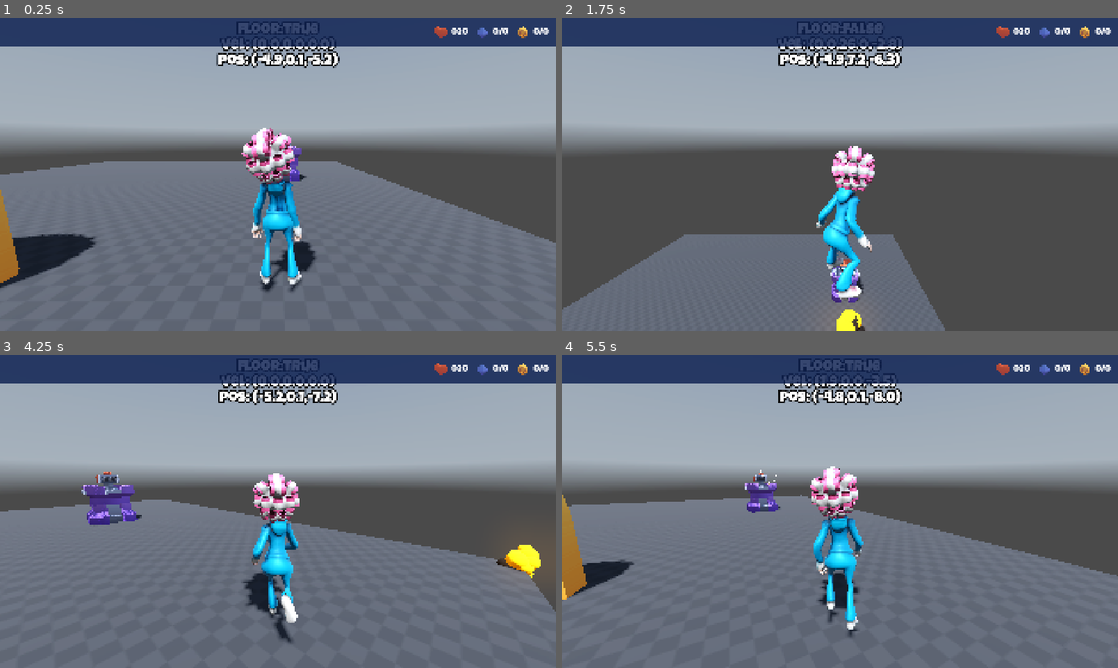
Above: before the commit, frames 1-4 (two rows, left to right).
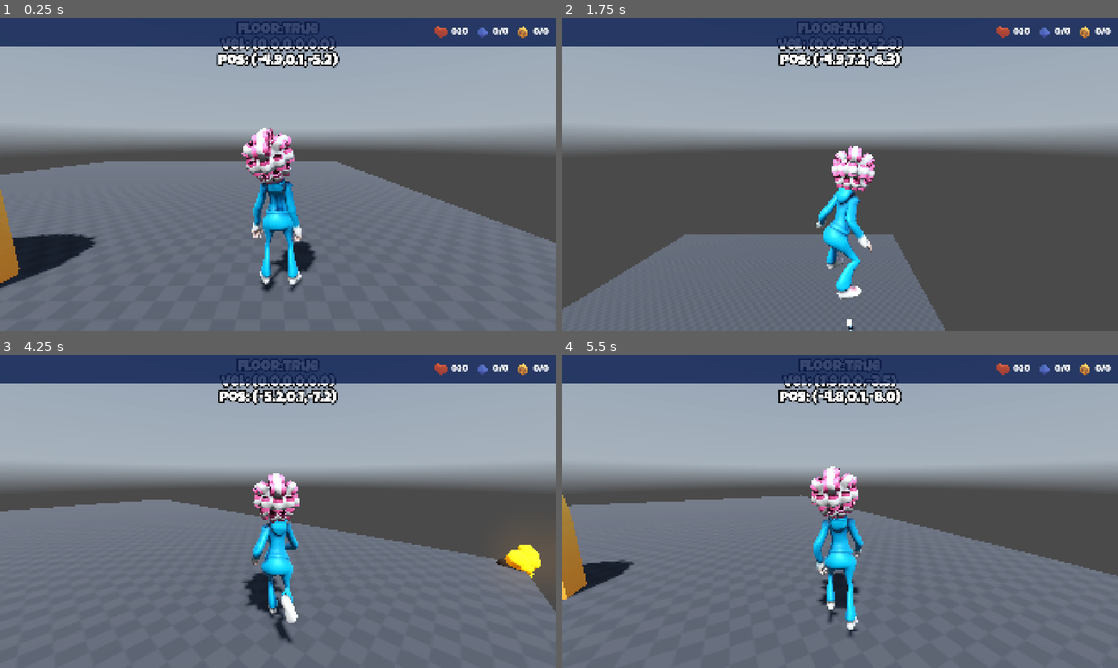
Above: after the commit, the same moments.

Repository: razhammer/GrannyCapers
Game: Godot game, scene res://Scenes/Level/LevelBase.tscn
Two runs of this game, one before a commit and one after it. Both use one fixed random seed, a clock stepped at 60 frames per second and the inputs below. A sky picture missing from this copy of the repository is replaced by a grey-blue gradient.
Inputs:
- Up to frame 1 (0.25 s): no input
- Up to frame 2 (1.75 s): tap Enter (shoot) at 0.5, 1.35 s; hold D (move_right) 0.53-1.28 s; hold Enter (shoot) 0.53-1.28 s; tap Space (jump) at 0.77, 1.52 s; hold S (move_backward) from 1.28 s (still down)
- Up to frame 3 (4.25 s): release S (move_backward) at 2.03 s; hold D (move_right) 2.03-2.78 s; hold Enter (shoot) 2.03-2.78 s; hold W (move_forward) 2.78-3.53 s; tap Enter (shoot) at 2.85 s; tap Space (jump) at 3.02, 3.77 s; hold A (move_left) from 3.53 s (still down); hold Enter (shoot) from 3.53 s (still down)
- Up to frame 4 (5.5 s): release Enter (shoot) at 4.28 s; tap Enter (shoot) at 4.35 s; tap Space (jump) at 4.52 s; release A (move_left) at 5.03 s; hold S (move_backward) from 5.03 s (still down); hold Enter (shoot) from 5.03 s (still down)

The runs differ from the first frame. In frame 1, 0.2% of the frame differs, in the area x 50-56%, y 40-53%; in frame 2, 0.6%; in frame 3, 1.1%, in the area x 14-26%, y 37-55%; in frame 4, 0.5%.

Commit message:
25/05/2026

Diff:
--- a/Scenes/Level/LevelBase.tscn
+++ b/Scenes/Level/LevelBase.tscn
@@ -9,7 +9,6 @@
 [ext_resource type="PackedScene" uid="uid://cljbtw17fkdry" path="res://Scenes/Scenery/Platforms/TestPlatform.tscn" id="6_v5c15"]
 [ext_resource type="PackedScene" uid="uid://dgbw4qxpotdm" path="res://Scenes/Granny/Granny.tscn" id="7_yqkkm"]
 [ext_resource type="PackedScene" uid="uid://cc6ylirm6ip1f" path="res://Scenes/PickupTracker/PickupTracker.tscn" id="10_6ehlo"]
-[ext_resource type="PackedScene" uid="uid://dnpuusw507yfn" path="res://Scenes/Enemies/Turret/Turret.tscn" id="11_ilrmw"]
 [ext_resource type="PackedScene" uid="uid://dyldmp46jptqe" path="res://Scenes/LevelExit/LevelExit.tscn" id="11_yeolc"]
 
 [sub_resource type="PanoramaSkyMaterial" id="PanoramaSkyMaterial_bgw71"]
@@ -30,9 +29,6 @@
 streams_count = 2
 stream_0/stream = ExtResource("4_lmtt4")
 stream_1/stream = ExtResource("5_ooqsx")
-
-[sub_resource type="BoxShape3D" id="BoxShape3D_yeolc"]
-size = Vector3(4.846924, 4.911133, 0.86865234)
 
 [node name="LevelBase" type="Node" unique_id=2000332634]
 script = ExtResource("1_78m1b")
@@ -68,14 +64,4 @@
 [node name="Timer" type="Timer" parent="." unique_id=2005831742]
 wait_time = 4.0
 
-[node name="Turret" parent="." unique_id=365575296 instance=ExtResource("11_ilrmw")]
-transform = Transform3D(1, 0, 0, 0, 1, 0, 0, 0, 1, -5.225184, 0, 2.2759438)
-
-[node name="StaticBody3D" type="StaticBody3D" parent="." unique_id=1908151951]
-transform = Transform3D(1, 0, 0, 0, 1, 0, 0, 0, 1, -3.5695333, 0, -0.017346382)
-
-[node name="CollisionShape3D" type="CollisionShape3D" parent="StaticBody3D" unique_id=1701567639]
-transform = Transform3D(1, 0, 0, 0, 1, 0, 0, 0, 1, -1.9234619, 1.9555664, -0.06567383)
-shape = SubResource("BoxShape3D_yeolc")
-
 [connection signal="timeout" from="Timer" to="." method="_on_timer_timeout"]
--- /dev/null
+++ b/Scenes/Scenery/Platforms/Moving/MovingPlatformPf.gd
@@ -0,0 +1,16 @@
+@tool
+extends PathFollow3D
+
+
+@export var speed: float = 2.0
+
+
+var _direction: int = 1
+
+
+func _physics_process(delta: float) -> void:
+	if _direction == 1 and progress_ratio > 0.99:
+		_direction = -1
+	elif _direction == -1 and progress_ratio < 0.01:
+		_direction = 1
+	progress += delta * speed * _direction
--- /dev/null
+++ b/Scenes/Scenery/Platforms/Moving/MovingPlatformPf.tscn
@@ -0,0 +1,30 @@
+[gd_scene format=3 uid="uid://bv1b1nn566amr"]
+
+[ext_resource type="Script" uid="uid://cwa2b61mgv4e" path="res://Scenes/Scenery/Platforms/Moving/MovingPlatformPf.gd" id="1_4unrd"]
+
+[sub_resource type="BoxShape3D" id="BoxShape3D_ududd"]
+size = Vector3(2, 0.3, 2)
+
+[sub_resource type="StandardMaterial3D" id="StandardMaterial3D_4unrd"]
+albedo_color = Color(0.078140736, 0.13574734, 0.4794004, 1)
+
+[sub_resource type="BoxMesh" id="BoxMesh_tjg60"]
+material = SubResource("StandardMaterial3D_4unrd")
+size = Vector3(2, 0.3, 2)
+
+[node name="MovingPlatformPF" type="PathFollow3D" unique_id=1790808964]
+rotation_mode = 0
+cubic_interp = false
+loop = false
+tilt_enabled = false
+script = ExtResource("1_4unrd")
+
+[node name="AnimatableBody3D" type="AnimatableBody3D" parent="." unique_id=76091842]
+collision_mask = 0
+sync_to_physics = false
+
+[node name="CollisionShape3D" type="CollisionShape3D" parent="AnimatableBody3D" unique_id=758035420]
+shape = SubResource("BoxShape3D_ududd")
+
+[node name="MeshInstance3D" type="MeshInstance3D" parent="." unique_id=1328246651]
+mesh = SubResource("BoxMesh_tjg60")
Not shown, added: Scenes/Scenery/Platforms/Moving/MovingPlatformPf.gd.uid
